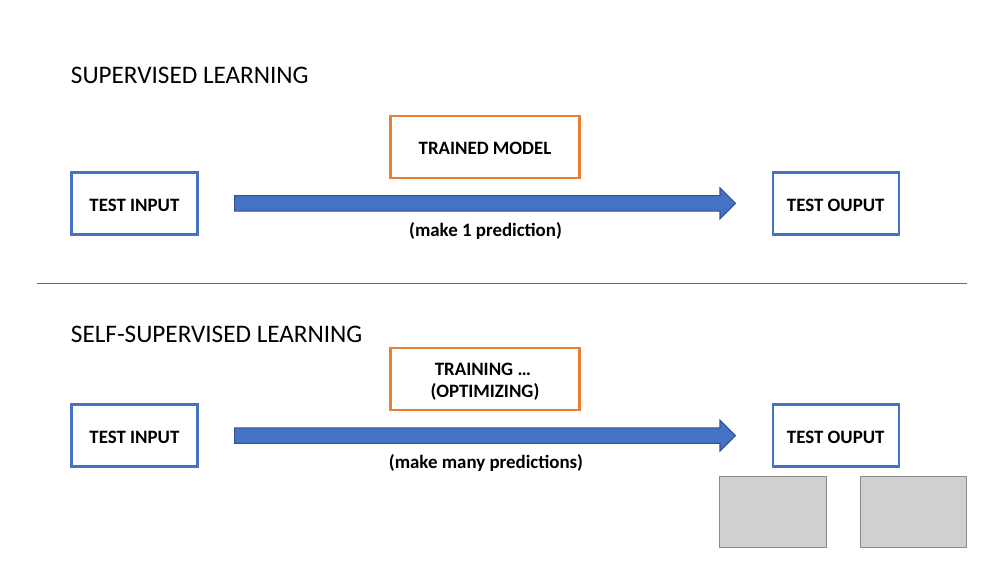
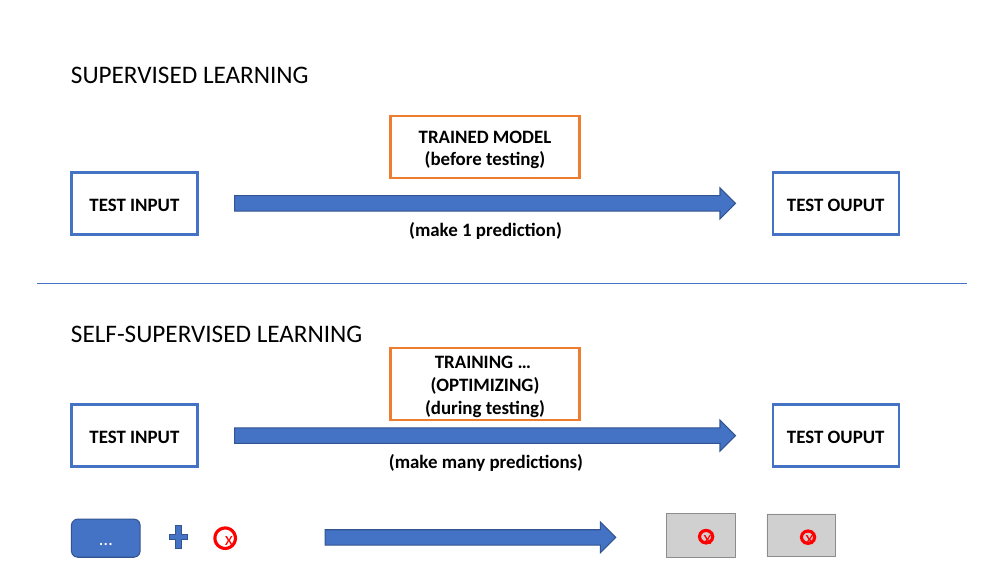
Before and after one commit to bql20000/Full_Flax, a slide deck: slide 15 of KV3 - Fullflax.pptx. Drawn at 1008x567 pixels with LibreOffice and Linux fonts; fonts in the diff are those of the drawing; grey boxes stand for pictures. Boxes give left, top, right and bottom in pixels: in the first picture for what was removed or moved away, otherwise in the second. Text is boxed around its words. In the diff, an @@ line names an element or a change of style, - is before the commit and + after.

```diff
--- a/KV3 - Fullflax.pptx
+++ b/KV3 - Fullflax.pptx
@@ text in rectangle at box(425, 151, 545, 169): paragraph added @@
+(before testing)
@@ rectangle "TRAINING …": place and size @@
-rectangle "TRAINING …" at box(391, 348, 580, 410)
+rectangle "TRAINING …" at box(391, 348, 580, 420)
@@ text in rectangle at box(425, 400, 545, 418): paragraph added @@
+(during testing)
@@ rounded rectangle added at box(71, 520, 140, 557), fill #4472C4, outline #325491 1 pt, 18 pt, text #FFFFFF @@
+…
@@ plus sign added at box(166, 521, 191, 553), fill #4472C4, outline #325491 1 pt @@
@@ ellipse added at box(215, 528, 235, 548), outline #FF0000 3 pt, 18 pt, text #FF0000 @@
+x
@@ right arrow added at box(325, 523, 616, 553), fill #4472C4, outline #325491 1 pt @@
@@ picture: place and size @@
-picture at box(720, 477, 827, 548)
+picture at box(667, 514, 736, 558)
@@ ellipse added at box(699, 531, 713, 544), outline #FF0000 3 pt, 18 pt, text #FF0000 @@
+x
@@ picture: place and size @@
-picture at box(861, 476, 967, 547)
+picture at box(768, 514, 836, 557)
@@ ellipse added at box(802, 531, 815, 543), outline #FF0000 3 pt, 18 pt, text #FF0000 @@
+x
```
Also in this commit, not shown: 4 other slides changed.
